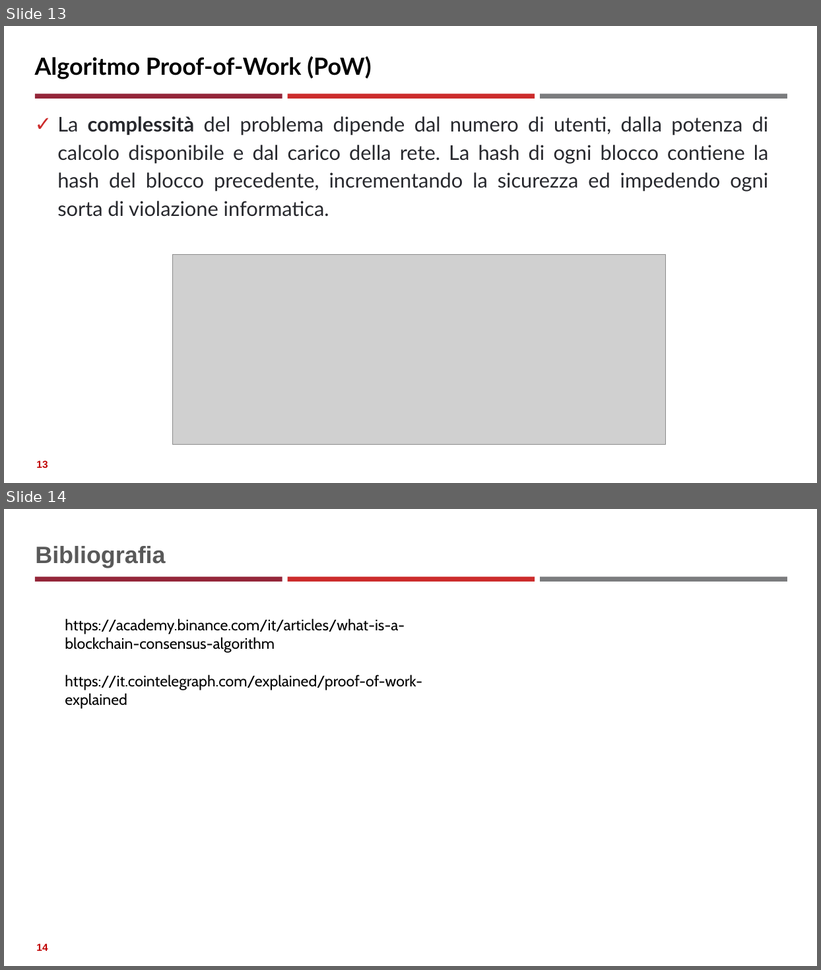
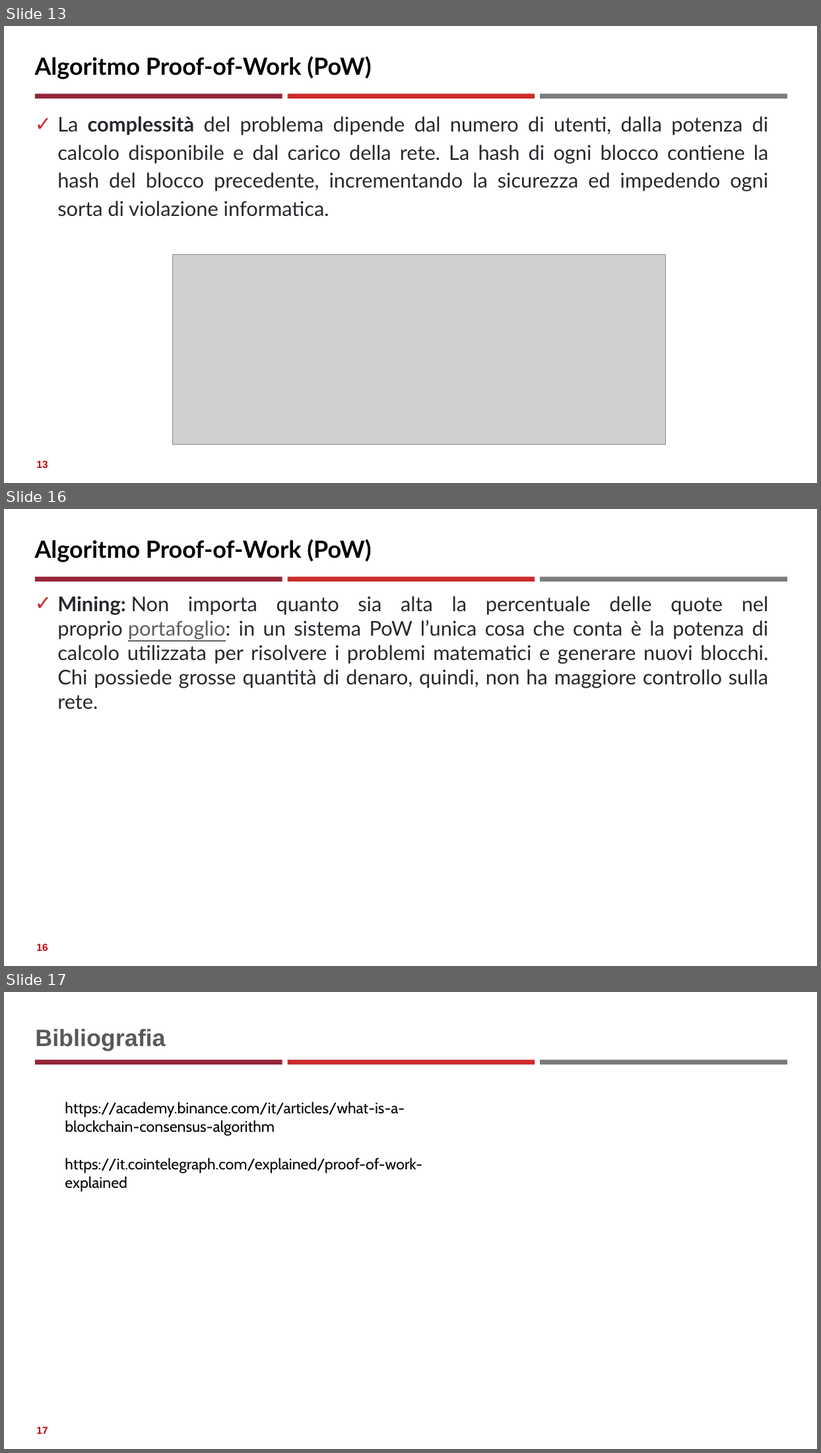
Before and after one commit to neural1977/data_science_interview_material, a slide deck: Assicurazioni/Algoritmi di consenso distribuito_ita.pptx. Shown one above the other, each under a label of ours: slides 13 and 14 before the commit, slides 13, 16 and 17 after it; the slides between them are not shown. The pictures are 821x970 and 821x1453 pixels, drawn with LibreOffice and Linux fonts; fonts in the diff are those of the drawing; grey boxes stand for pictures. Boxes give left, top, right and bottom in pixels: in the first picture for what was removed or moved away, otherwise in the second. Text is boxed around its words. In the diff, an @@ line names an element or a change of style, - is before the commit and + after.

```diff
--- a/Assicurazioni/Algoritmi di consenso distribuito_ita.pptx
+++ b/Assicurazioni/Algoritmi di consenso distribuito_ita.pptx
@@ slide 16 added at box(4, 509, 817, 966), background #FFFFFF; not listed: 3 template elements that a slide beside it also shows @@
@@ title added at box(35, 539, 371, 562), 28 pt, text #000000, bold @@
+Algoritmo Proof-of-Work (PoW)
@@ text added at box(57, 596, 769, 710), 24 pt, text #27282D @@
+✓ Mining: Non importa quanto sia alta la percentuale delle quote nel proprio portafoglio: in un sistema PoW l’unica cosa che conta è la potenza di calcolo utilizzata per risolvere i problemi matematici e generare nuovi blocchi. Chi possiede grosse quantità di denaro, quindi, non ha maggiore controllo sulla rete.
@@ page number added at box(36, 944, 48, 951), 12 pt, text #C00000, bold @@
+16
@@ what was slide 14 is now slide 17 @@
@@ page number at box(36, 1427, 48, 1434): text changed @@
-14
+17
```
Also in this commit, not shown: 2 other slides added, 1 other file.
